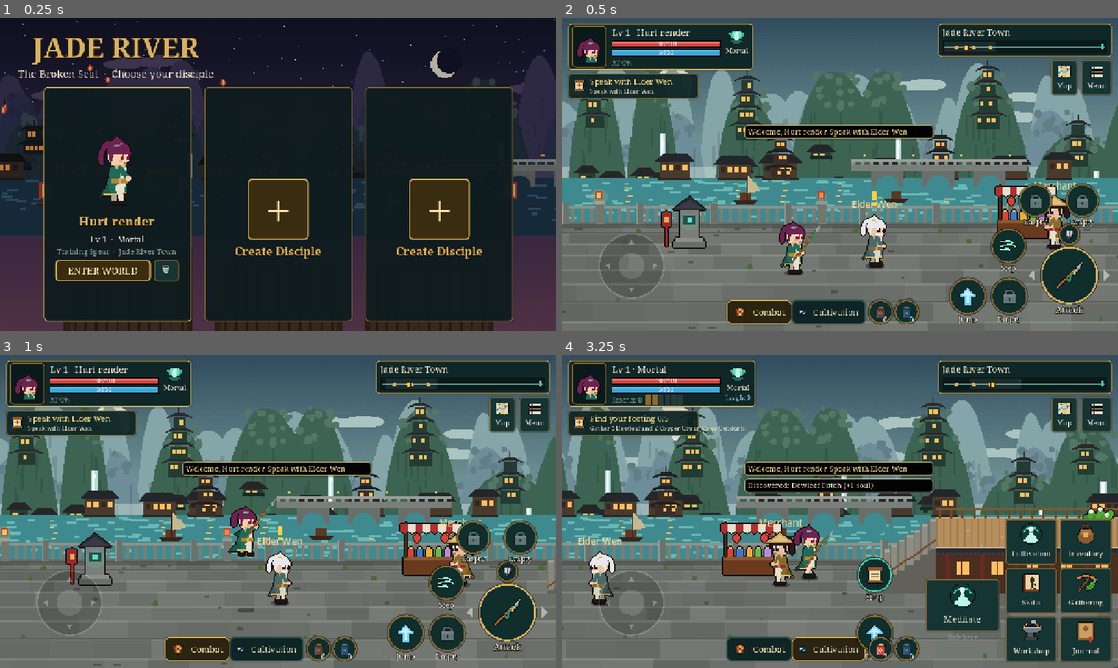
Above: before the commit, frames 1-4 (two rows, left to right).
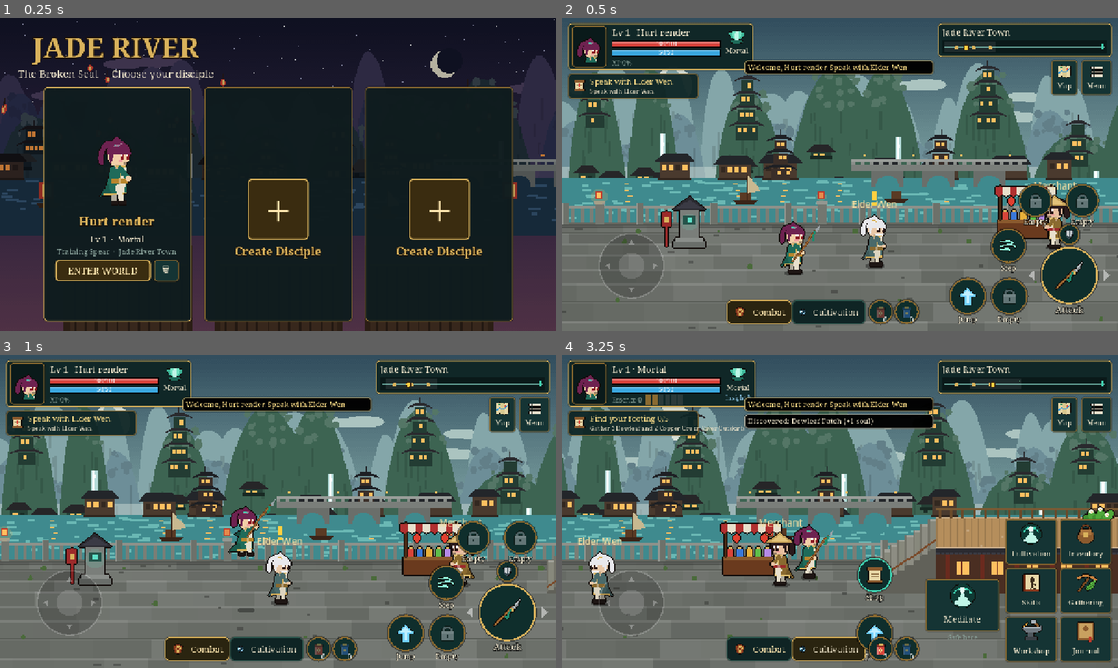
Above: after the commit, the same moments.

Repository: lzmediaspirit-hue/Game
Game: Godot game, scene res://tests/smoke.tscn
Two runs of this game, one before a commit and one after it. Both use one fixed random seed, a clock stepped at 60 frames per second and the inputs below. This scene is started directly instead of the project's main scene.
Inputs (mouse positions are in pixels of both pictures, inside the frame that each line leads up to):
- Up to frame 1 (0.25 s): no input
- Up to frame 2 (0.5 s): no input
- Up to frame 3 (1 s): tap Enter at 0.5 s; move the mouse to (400, 495) at 0.52 s; hold D from 0.53 s (still down); tap L at 0.6 s; click (400, 495) at 0.67 s; tap Space at 0.77 s
- Up to frame 4 (3.25 s): release D at 1.25 s; drag from (728, 527) to (812, 574) at 1.27 s; move the mouse to (895, 442) at 2.02 s; hold D 2.03-2.75 s; tap Tab at 2.1 s; drag from (812, 574) to (673, 464) at 2.77 s

Frame 1 is identical in both runs. In frame 2, 3.1% of the frame differs, in the area x 32-67%, y 13-40%; in frame 3, 3.1%; in frame 4, 6.3%, in the area x 32-67%, y 13-45%.

Commit message:
Input buffering, craft-step fairness, perf and layout fixes; Android export preset, README, campaign/tour/area tests
Co-Authored-By: Claude Opus 5.5 <noreply@anthropic.com>
Claude-Session: https://claude.ai/code/session_014h6A2pHeKAYSm8Rc7peSqM

Diff:
--- a/scripts/art/sprites.gd
+++ b/scripts/art/sprites.gd
@@ -58,6 +58,11 @@
 		"main": c.main, "trim": c.trim, "under": c.under, "sash": c.sash, "hat": hat, "gourd": p.equip.gourd != null, "eyes": "#8a1a24"}
 
 
+static func look_key(l: Dictionary) -> String:
+	return "%s,%s,%s,%s,%s,%s,%s,%s,%s,%s,%s" % [l.get("hair"), l.get("hairColor"), l.get("main"), l.get("trim"), l.get("under"), l.get("sash"),
+		l.get("hat"), l.get("gourd", false), l.get("mask"), l.get("scarf"), l.get("skin")]
+
+
 static func frames(pose: String) -> int:
 	return POSES.get(pose, POSES.idle).size()
 
@@ -81,7 +86,7 @@
 
 
 static func humanoid(look: Dictionary, pose := "idle", frame := 0, scale := 1.0) -> Dictionary:
-	var k := "%s|%s|%d|%.2f" % [str(look), pose, frame % frames(pose), scale]
+	var k := "%s|%s|%d|%.2f" % [look_key(look), pose, frame % frames(pose), scale]
 	if _cache.has(k):
 		return _cache[k]
 	var x := Painter.new(int(W * scale) + 2, int(H * scale) + 2)
--- a/scripts/core/rules.gd
+++ b/scripts/core/rules.gd
@@ -149,8 +149,7 @@
 		var st: Dictionary = ch.steps[idx]
 		if st.type == "kill":
 			q.base = int(p.stats.kills.get(st.enemy, 0))
-		elif st.type == "craft":
-			q.base = int(p.stats.crafted.get(st.recipe, 0))
+		# craft steps count every craft of that recipe, so brewing ahead of time is never wasted
 
 
 # Auto-advance any satisfied non-talk steps. Returns mentor lines for newly entered steps.
--- a/scripts/main.gd
+++ b/scripts/main.gd
@@ -53,6 +53,7 @@
 	title.enter.connect(_enter)
 	hud.open_page.connect(func(pg): menus.open(pg))
 	menus.to_title.connect(_to_title)
+	menus.closed.connect(func(): world._plook = {})
 	world.toast.connect(func(t, k): hud.toast(t, k))
 	world.dialogue.connect(func(n, l, m): menus.show_dialogue(n, l, m))
 	world.station.connect(_on_station)
--- a/scripts/ui/hud.gd
+++ b/scripts/ui/hud.gd
@@ -217,9 +217,9 @@
 	var medv: Control = tray.get_node("Med")
 	medv.position = Vector2((grid.position.x + grid.size.x + 16) if left else (grid.position.x - medv.size.x - 16), H - medv.size.y - 60)
 	boss_box.position = Vector2(W * 0.5 - 230, 16)
-	toasts.position = Vector2(W * 0.5 - 220, H * 0.34)
+	toasts.position = Vector2(W * 0.5 - 220, 96 if not boss_box.visible else 150)
 	# vitals
-	var lk := str(Sprites.player_look(p))
+	var lk := Sprites.look_key(Sprites.player_look(p))
 	if lk != _last_look:
 		_last_look = lk
 		portrait.texture = _portrait_tex(p)
--- a/scripts/ui/ui.gd
+++ b/scripts/ui/ui.gd
@@ -103,6 +103,7 @@
 	if wrap:
 		l.autowrap_mode = TextServer.AUTOWRAP_WORD_SMART
 		l.custom_minimum_size.x = 60
+		l.size_flags_horizontal = Control.SIZE_EXPAND_FILL
 	l.mouse_filter = Control.MOUSE_FILTER_IGNORE
 	return l
 
--- a/scripts/world/world.gd
+++ b/scripts/world/world.gd
@@ -61,6 +61,7 @@
 var harvest: Dictionary = {}  # active gather channel
 var med_t := 0
 var qi_acc := 0.0
+var buf := {}                  # buffered inputs: key → frames left
 var trial: Dictionary = {}
 var trial_return: Dictionary = {}
 var seal_progress := 0
@@ -80,6 +81,7 @@
 		return
 	st = S.stats(Game.p)
 	pl.max_hp = st.max_hp
+	_plook = {}
 
 
 # ---------------------------------------------------------------- area loading
@@ -267,6 +269,21 @@
 		p.qi = mini(int(p.qi) + 1, int(st.max_qi))
 	if pl.state == "dead":
 		return
+	# buffer action presses briefly so a tap during another action is not lost
+	for k in buf.keys():
+		buf[k] -= 1
+		if buf[k] <= 0:
+			buf.erase(k)
+	for i in 3:
+		if ctl.arts[i]:
+			buf["art%d" % i] = 14
+	if ctl.dash or ctl.dash_dir != 0:
+		buf["dash"] = 10
+		if ctl.dash_dir != 0:
+			buf["dash_dir"] = 10
+			pl.extra.dash_dir = ctl.dash_dir
+	if ctl.jump:
+		buf["jump"] = 8
 	var mv := ctl.move
 	var any_input := mv.length() > 0.3 or ctl.jump or ctl.attack or ctl.dash
 	# pills
@@ -340,10 +357,12 @@
 	if ctl.meditate:
 		try_meditate()
 		return
-	if ctl.dash or ctl.dash_dir != 0:
+	if buf.has("dash"):
 		if step_cd <= 0:
-			if ctl.dash_dir != 0:
-				pl.facing = ctl.dash_dir
+			buf.erase("dash")
+			if buf.has("dash_dir"):
+				pl.facing = int(pl.extra.get("dash_dir", pl.facing))
+				buf.erase("dash_dir")
 			elif absf(mv.x) > 0.2:
 				pl.facing = signi(int(signf(mv.x)))
 			step_cd = int(42 * st.step_cd)
@@ -357,7 +376,8 @@
 		_start_attack()
 		return
 	for i in 3:
-		if ctl.arts[i]:
+		if buf.has("art%d" % i):
+			buf.erase("art%d" % i)
 			_leave_cultivation()
 			_use_art(i)
 			if pl.state == "cast":
@@ -371,7 +391,8 @@
 	if absf(mv.x) > 0.15 and not guarding:
 		pl.facing = 1 if mv.x > 0 else -1
 	if pl.grounded:
-		if ctl.jump:
+		if buf.has("jump"):
+			buf.erase("jump")
 			var cur := _surf(pl.surf)
 			if mv.y > 0.5 and cur.get("oneWay", false):
 				pl.ignore = pl.surf
@@ -1285,9 +1306,14 @@
 	return BASE_Y + dd - h + cam_y
 
 
+var _plook: Dictionary = {}
+
+
 func _draw() -> void:
 	if area_id == "":
 		return
+	if frame % 30 == 0 or _plook.is_empty():
+		_plook = Sprites.player_look(Game.p)
 	var cx := floorf(cam_x + (randf() - 0.5) * shake)
 	var cyo := floorf(cam_y + (randf() - 0.5) * shake * 0.5)
 	for L in bg.layers:
@@ -1475,7 +1501,7 @@
 	var look_scale := a.scale
 	var is_beast: bool = a.kind == "enemy" and a.def.get("quad", false)
 	if a.kind == "player":
-		spr = Sprites.humanoid(Sprites.player_look(Game.p), pose, fr)
+		spr = Sprites.humanoid(_plook, pose, fr)
 	elif is_beast:
 		var bp := "dead" if a.state == "dead" else ("attack" if a.state in ["windup", "strike"] else "run")
 		spr = Sprites.beast(a.type, int(a.anim * 1.5) if a.state in ["chase", "patrol", "strike"] else 0, bp)
@@ -1620,7 +1646,7 @@
 				var ang := rng.randf() * TAU
 				draw_rect(Rect2(p + Vector2(cos(ang), sin(ang)) * (2 + k * 10), Vector2(2, 2)), Color(f.c, 1.0 - k))
 		"ghost":
-			var spr := Sprites.humanoid(Sprites.player_look(Game.p), "dash", 0)
+			var spr := Sprites.humanoid(_plook, "dash", 0)
 			draw_set_transform(p, 0, Vector2(f.f, 1))
 			draw_texture(spr.tex, Vector2(-spr.ax, -spr.ay), Color(0.5, 1, 0.9, 0.4 * (1.0 - k)))
 			draw_set_transform(Vector2.ZERO, 0, Vector2.ONE)
--- /dev/null
+++ b/tests/area_shots.gd
@@ -0,0 +1,23 @@
+# Screenshots of every area: xvfb-run godot --path . --rendering-driver opengl3 tests/area_shots.tscn
+extends Node
+
+func _ready() -> void:
+	Game.save_path = "user://shots_save.json"
+	if FileAccess.file_exists(Game.save_path):
+		DirAccess.remove_absolute(Game.save_path)
+	Game.load_save()
+	var main = load("res://scenes/main.tscn").instantiate()
+	add_child(main)
+	await get_tree().physics_frame
+	Game.create_character(0, "Painter", "windswept", "jade_sentinel", "sword")
+	main._enter(0)
+	Game.p.flags["ch1_done"] = true
+	Game.p.flags["ch2_done"] = true
+	DirAccess.make_dir_recursive_absolute("user://shots/")
+	for spot in [["lantern", 400], ["bamboo", 760], ["bamboo", 2300], ["cloudrest", 700], ["monastery", 820], ["monastery", 2800]]:
+		main.world.load_area(spot[0], spot[1], 50)
+		for i in 40:
+			await get_tree().physics_frame
+		await RenderingServer.frame_post_draw
+		get_viewport().get_texture().get_image().save_png("user://shots/area_%s_%d.png" % [spot[0], spot[1]])
+	get_tree().quit()
--- /dev/null
+++ b/tests/area_shots.tscn
@@ -0,0 +1,6 @@
+[gd_scene load_steps=2 format=3]
+
+[ext_resource type="Script" path="res://tests/area_shots.gd" id="1"]
+
+[node name="Shots" type="Node"]
+script = ExtResource("1")
--- /dev/null
+++ b/tests/campaign.gd
@@ -0,0 +1,207 @@
+# Campaign-path checks in the real scene (boss arena, trial, seal, travel, defeat):
+#   xvfb-run godot --path . --rendering-driver opengl3 tests/campaign.tscn   (or --headless)
+extends Node
+
+var main
+var fails := 0
+
+
+func check(c: bool, msg: String) -> void:
+	print(("PASS " if c else "FAIL ") + msg)
+	if not c:
+		fails += 1
+
+
+func frames(n: int) -> void:
+	for i in n:
+		await get_tree().physics_frame
+
+
+func goto_x(x: float, d := 40.0, limit := 900) -> void:
+	var w = main.world
+	for i in limit:
+		var dx: float = x - w.pl.x
+		var dd: float = d - w.pl.d
+		if absf(dx) < 6 and absf(dd) < 4:
+			break
+		w.ctl.move = Vector2(clampf(dx / 20.0, -1, 1), clampf(dd / 10.0, -1, 1))
+		await get_tree().physics_frame
+	w.ctl.move = Vector2.ZERO
+
+
+func fight(target, limit := 2400) -> bool:
+	var w = main.world
+	for i in limit:
+		if not target.alive:
+			w.ctl.move = Vector2.ZERO
+			return true
+		var dx: float = target.x - w.pl.x
+		var dd: float = target.d - w.pl.d
+		w.ctl.move = Vector2(clampf(dx / 20.0, -1, 1) if absf(dx) > 34 else 0.0, clampf(dd / 8.0, -1, 1))
+		if absf(dx) < 46 and absf(dd) < 10 and i % 5 == 0:
+			w.pl.facing = 1 if dx > 0 else -1
+			w.ctl.attack = true
+		if Game.p.hp < 40:
+			Game.p.hp = 400
+		await get_tree().physics_frame
+	w.ctl.move = Vector2.ZERO
+	return not target.alive
+
+
+func _ready() -> void:
+	Game.save_path = "user://campaign_save.json"
+	if FileAccess.file_exists(Game.save_path):
+		DirAccess.remove_absolute(Game.save_path)
+	Game.load_save()
+	main = load("res://scenes/main.tscn").instantiate()
+	add_child(main)
+	await frames(5)
+	Game.create_character(0, "Tester", "topknot", "crimson_adept", "sword")
+	main._enter(0)
+	await frames(10)
+	var w = main.world
+	var p: Dictionary = Game.p
+	Game.perform("talk", {"npc": "wen"})
+	# strong disciple for a quick run
+	p.level = 6
+	p.items["herb"] = 6
+	p.items["copper"] = 4
+	Game.perform("quest_tick")
+	check(p.quests.ch1.step == 2, "gather step done by holding items")
+	# craft at the furnace station
+	main._on_station("furnace")
+	await frames(3)
+	check(main.menus.frame.visible, "workshop opened at furnace")
+	var r: Dictionary = Game.perform("craft", {"id": "brew_mend", "station": "furnace"})
+	check(r.ok, "brewed at furnace")
+	main.menus.close()
+	# sword art learning
+	for i in 20:
+		Game.perform("mastery_hit", {"family": "sword"})
+	check(Game.perform("learn", {"id": "crescent"}).ok, "learned Crescent Slash")
+	check(p.abilities.slots[0] == "crescent", "auto-slotted art")
+	# to the outskirts, kill raiders for the quest
+	w.load_area("outskirts", 300, 40)
+	await frames(5)
+	var raiders := 0
+	for e in w.enemies:
+		if e.type == "raider" and e.surf == "ground" and raiders < 5:
+			if await fight(e):
+				raiders += 1
+	for e in w.enemies:
+		if raiders >= 5:
+			break
+		if e.type == "raider" and e.alive:
+			w.pl.x = e.x - 30
+			w.pl.d = e.d
+			w.pl.h = e.h
+			w.pl.surf = e.surf
+			if await fight(e):
+				raiders += 1
+	check(raiders >= 5, "defeated 5 raiders (%d)" % raiders)
+	Game.perform("quest_tick")
+	check(p.quests.ch1.step >= 4, "raider + craft steps complete (step %d)" % p.quests.ch1.step)
+	# art use in combat
+	p.qi = 50
+	w.ctl.arts[0] = true
+	await frames(20)
+	check(w.art_cd.has("crescent") or p.qi < 50, "used Crescent Slash in the field")
+	# breakthrough at the field shrine
+	w.pl.x = 1290
+	w.pl.d = 20
+	w.pl.h = 0
+	w.pl.surf = "ground"
+	for e in w.enemies:
+		if absf(e.x - 1290) < 200:
+			e.alive = false
+	await frames(3)
+	check(w.is_safe_spot(), "field shrine is safe with no enemies near")
+	p.insight = 40
+	r = Game.perform("breakthrough", {"safe": w.is_safe_spot()})
+	check(r.ok and p.realm == 1, "Qi Awakening breakthrough")
+	# boss arena
+	w.pl.x = 2240
+	w.pl.d = 40
+	await goto_x(2330, 40)
+	await frames(10)
+	check(w.arena_locked, "arena locks when entering")
+	check(await fight(w.boss, 4000), "defeated the Black River Captain")
+	check(p.bosses.get("captain", false), "boss flag saved")
+	check(not w.arena_locked, "arena unlocked after boss")
+	# portal east now locked until Wen
+	await goto_x(2670, 30)
+	w.ctl.interact = true
+	await frames(5)
+	check(w.area_id == "outskirts", "Lantern Haven portal locked before reporting")
+	w.load_area("jr_town", 260, 34)
+	Game.perform("talk", {"npc": "wen"})
+	check(p.flags.get("ch1_done", false), "chapter I complete")
+	# travel from the shrine via world map
+	w.pl.x = 130
+	await frames(2)
+	check(w.near_safe_travel(), "town shrine allows travel")
+	w.travel_to("lantern")
+	await frames(5)
+	check(w.area_id == "lantern", "travelled to Lantern Haven")
+	Game.perform("talk", {"npc": "suyin"})
+	check(p.quests.ch2.step == 1, "chapter II started")
+	# seal puzzle in bamboo
+	p.items["iron"] = 3
+	p.items["lotus"] = 4
+	p.items["spirit_shard"] = 3
+	Game.perform("quest_tick")
+	w.load_area("bamboo", 2190, 14)
+	for e in w.enemies:
+		e.alive = false
+		e.spawn.respawn = false
+	await frames(3)
+	w._seal_altar()
+	main.menus._end_dialogue()
+	check(p.flags.get("seal_primed", false), "altar primed with shards")
+	var wrong: Dictionary = w.runes[1]
+	w._touch_rune(wrong)
+	check(w.seal_progress == 0, "wrong rune resets")
+	for id in w.A.runeOrder:
+		for rn in w.runes:
+			if rn.id == id:
+				w._touch_rune(rn)
+	check(p.flags.get("seal_repaired", false), "seal repaired in order")
+	check(p.quests.ch2.step == 3, "chapter II at Foundation step")
+	# Foundation trial
+	p.level = 6
+	p.insight = 150
+	p.essence = 100
+	Game.perform("open_meridian")
+	Game.perform("open_meridian")
+	p.items["foundation_pill"] = 1
+	w.load_area("bamboo", 1150, 20)
+	for e in w.enemies:
+		e.alive = false
+		e.spawn.respawn = false
+	await frames(3)
+	w.start_trial()
+	await frames(5)
+	check(w.area_id == "trial", "entered the Inner Sea trial")
+	for k in 3000:
+		if w.area_id != "trial":
+			break
+		for e in w.enemies:
+			if e.alive:
+				w._hit_enemy(e, 999, 1, false)
+		await get_tree().physics_frame
+	await frames(10)
+	check(p.realm == 2, "Foundation after trial (realm %d)" % p.realm)
+	check(w.area_id == "bamboo", "returned from trial")
+	# defeat and revival
+	Game.p.hp = 5
+	w.pl.inv = 0
+	w.damage_player(50, w.pl.x + 10)
+	await frames(3)
+	check(w.pl.state == "dead", "player defeated")
+	check(main.menus.frame.visible, "defeat dialog shown")
+	var coins: int = p.coins
+	main.menus.close()
+	w.revive("here")
+	check(w.pl.state == "idle" and p.coins < coins, "revived on site for coins")
+	print("CAMPAIGN DONE fails=%d" % fails)
+	get_tree().quit(1 if fails else 0)
--- /dev/null
+++ b/tests/campaign.tscn
@@ -0,0 +1,6 @@
+[gd_scene load_steps=2 format=3]
+
+[ext_resource type="Script" path="res://tests/campaign.gd" id="1"]
+
+[node name="Campaign" type="Node"]
+script = ExtResource("1")
--- /dev/null
+++ b/tests/tour.gd
@@ -0,0 +1,66 @@
+# Walks every area end to end, fighting whatever is in reach, including each boss.
+extends Node
+
+var main
+
+
+func _ready() -> void:
+	Game.save_path = "user://tour_save.json"
+	if FileAccess.file_exists(Game.save_path):
+		DirAccess.remove_absolute(Game.save_path)
+	Game.load_save()
+	main = load("res://scenes/main.tscn").instantiate()
+	add_child(main)
+	for i in 5:
+		await get_tree().physics_frame
+	Game.create_character(0, "Tourist", "silver_tail", "cloud_scholar", "spear")
+	main._enter(0)
+	var p: Dictionary = Game.p
+	p.flags["ch1_done"] = true
+	p.flags["ch2_done"] = true
+	p.level = 10
+	p.realm = 2
+	p.cls = "spear_warden"
+	for id in ["spear_thrust", "long_thrust", "dragon_art", "nova", "mend"]:
+		p.abilities.known.append(id)
+	p.abilities.slots = ["dragon_art", "nova", "mend"]
+	p.mastery.spear = 120
+	var w = main.world
+	for area in ["jr_town", "outskirts", "lantern", "bamboo", "cloudrest", "monastery"]:
+		w.load_area(area, 40, 40)
+		var W: float = w.W
+		var kills := 0
+		for f in 9000:
+			if w.pl.x > W - 60:
+				break
+			var target = null
+			for e in w.enemies:
+				if e.alive and absf(e.x - w.pl.x) < 90:
+					target = e
+					break
+			if target != null:
+				var dx: float = target.x - w.pl.x
+				w.ctl.move = Vector2(clampf(dx / 20.0, -1, 1) if absf(dx) > 34 else 0.0, clampf((target.d - w.pl.d) / 8.0, -1, 1))
+				if absf(dx) < 60 and f % 5 == 0:
+					w.pl.facing = 1 if dx > 0 else -1
+					w.ctl.attack = true
+				if f % 97 == 0:
+					w.ctl.arts[f % 3] = true
+				if absf(target.h - w.pl.h) > 14:
+					w.pl.x += 2   # different level: walk on
+			else:
+				w.ctl.move = Vector2(1, 0.3 * sin(f * 0.02))
+				if f % 150 == 0:
+					w.ctl.jump = true
+			if p.hp < 80:
+				p.hp = 400
+			p.qi = 100
+			if w.pl.state == "dead":
+				w.revive("here")
+			await get_tree().physics_frame
+		for e in w.enemies:
+			if not e.alive:
+				kills += 1
+		print("TOUR %s reached x=%d/%d kills=%d boss=%s" % [area, int(w.pl.x), int(W), kills, str(w.boss == null or not w.boss.alive)])
+	print("TOUR DONE")
+	get_tree().quit()
--- /dev/null
+++ b/tests/tour.tscn
@@ -0,0 +1,6 @@
+[gd_scene load_steps=2 format=3]
+
+[ext_resource type="Script" path="res://tests/tour.gd" id="1"]
+
+[node name="Tour" type="Node"]
+script = ExtResource("1")
Not shown, added: export_presets.cfg
Not shown, changed: README.md
